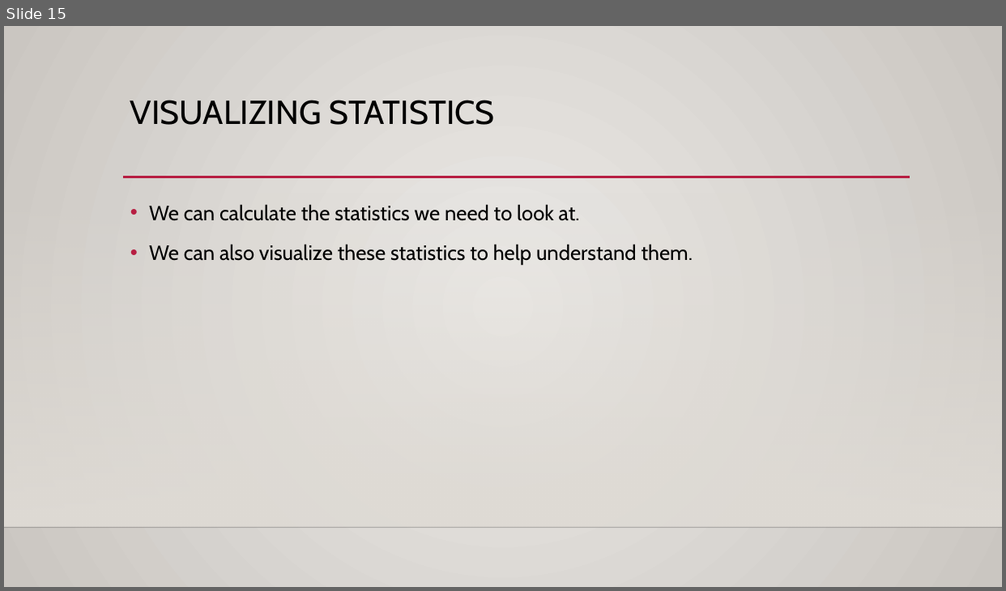
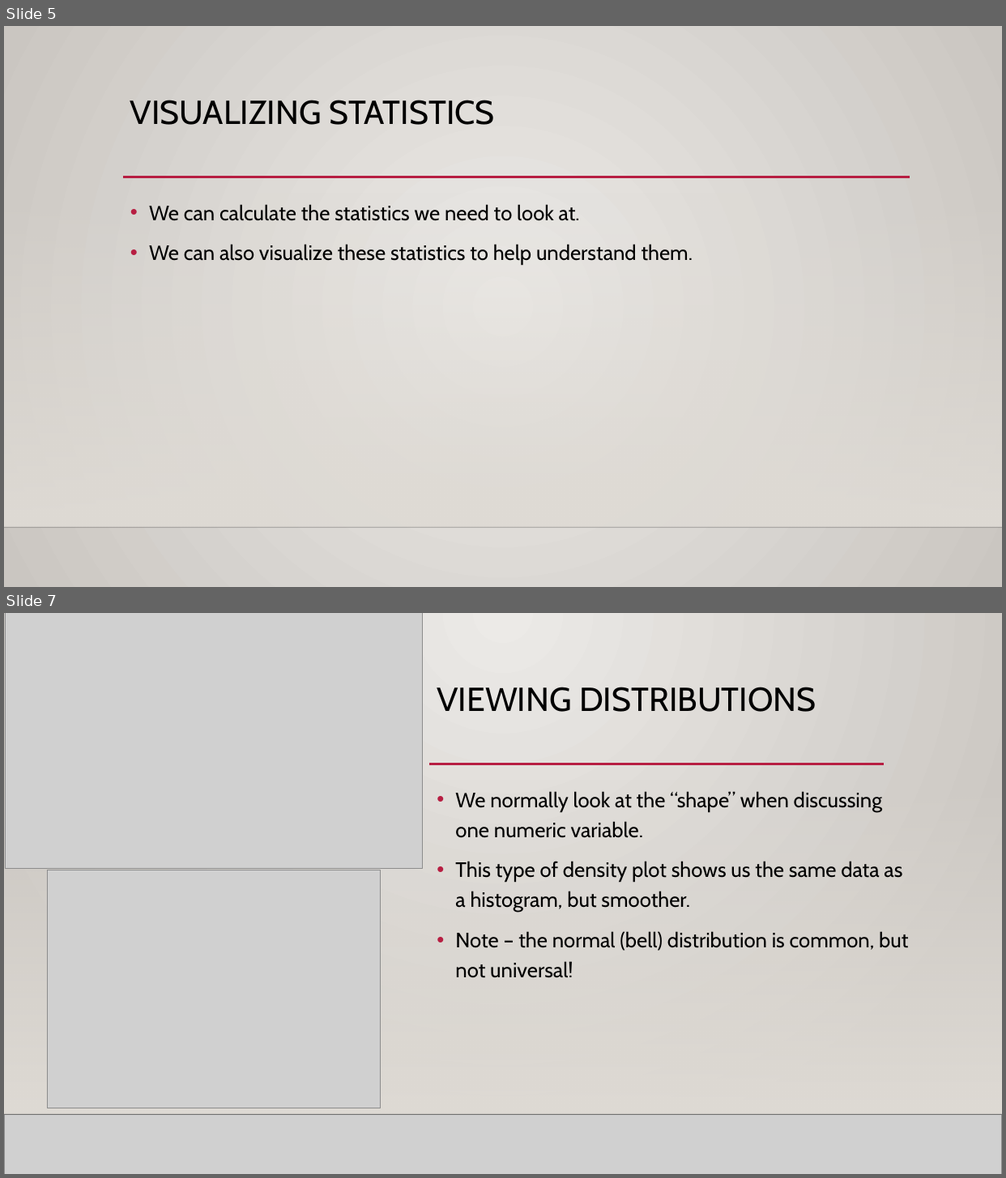
Before and after one commit to AkeemSemper/ML_for_Non_DS_Students, a slide deck: course_resources/slides/Used/006_Basic_Descriptive_Stats.pptx. Shown one above the other, each under a label of ours: slide 15 before the commit, slides 5 and 7 after it; the slides between them are not shown. The pictures are 1006x591 and 1006x1178 pixels, drawn with LibreOffice and Linux fonts; fonts in the diff are those of the drawing; grey boxes stand for pictures; background and template pictures are left out. Boxes give left, top, right and bottom in pixels: in the first picture for what was removed or moved away, otherwise in the second. Text is boxed around its words. In the diff, an @@ line names an element or a change of style, - is before the commit and + after.

```diff
--- a/course_resources/slides/Used/006_Basic_Descriptive_Stats.pptx
+++ b/course_resources/slides/Used/006_Basic_Descriptive_Stats.pptx
@@ slide 7 added at (4,613,1002,1174), background gradient #ECEAE7 to #CAC7C1; not listed: 3 template elements that a slide beside it also shows @@
@@ rectangle added at (4,613,1002,1174), fill gradient #ECEAE7 to #CAC7C1 @@
@@ picture added at (6,613,423,869) @@
@@ title added at (437,687,816,712), 32 pt, text #000000 @@
+VIEWING DISTRIBUTIONS
@@ rectangle added at (4,778,1002,1114), fill gradient #DFDBD5 @@
@@ line added from (430, 764) to (884, 764), #B71E42 2.5 pt @@
@@ text added at (455,791,908,978), 20 pt, text #000000 @@
+• We normally look at the “shape” when discussing one numeric variable.
+• This type of density plot shows us the same data as a histogram, but smoother.
+• Note – the normal (bell) distribution is common, but not universal!
@@ picture added at (48,871,381,1109) @@
@@ picture added at (4,1114,1002,1174) @@
@@ line added from (4, 1114) to (1002, 1114), #000001 1 pt @@
@@ what was slide 15 is now slide 5 @@
```
Also in this commit, not shown: 6 slides changed, 4 other slides added.
